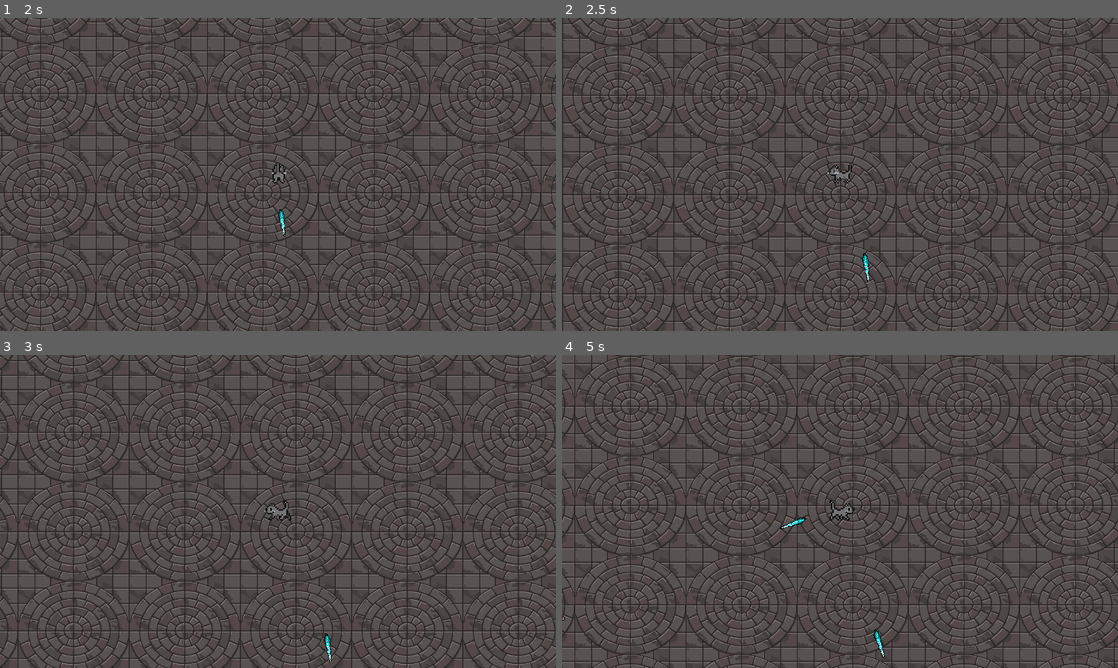
Above: before the commit, frames 1-4 (two rows, left to right).
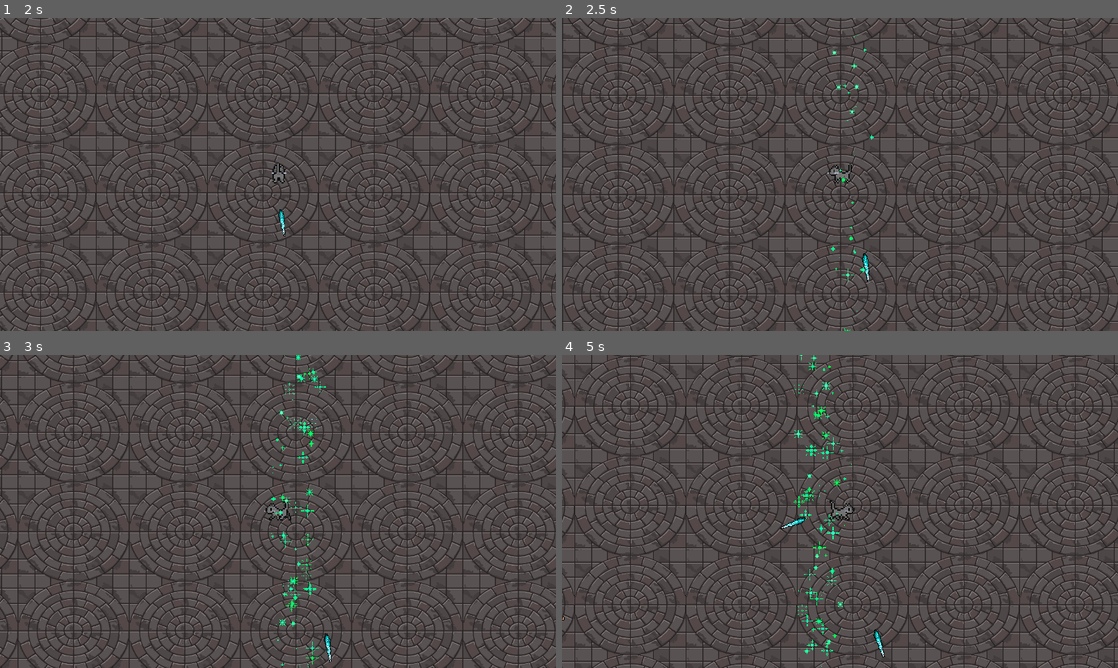
Above: after the commit, the same moments.

Repository: CaesarSusha/MySurvivorClone
Game: Godot game, scene res://World/world.tscn
Two runs of this game, one before a commit and one after it. Both use one fixed random seed, a clock stepped at 60 frames per second and the inputs below.
Inputs:
- Up to frame 1 (2 s): tap Enter at 0.5 s; hold W (up) from 0.53 s (still down)
- Up to frame 2 (2.5 s): release W (up) at 2.03 s; hold A (left) from 2.03 s (still down)
- Up to frame 3 (3 s): keep holding A (left)
- Up to frame 4 (5 s): release A (left) at 3.53 s; hold S (down) 3.53-4.28 s; hold D (right) from 4.28 s (still down)

Frame 1 is identical in both runs. In frame 2, 0.1% of the frame differs, in the area x 48-57%, y 5-100%; in frame 3, 0.4%; in frame 4, 0.5%, in the area x 41-53%, y 0-100%.

Commit message:
started writing the script for the grlitter attack. it spawns now, but doesn't do damage yet

Diff:
--- /dev/null
+++ b/Player/Attack/glitter.gd
@@ -0,0 +1,34 @@
+extends Area2D
+
+var level = 1
+var damage = 5
+var attack_size
+
+@onready var player = get_tree().get_first_node_in_group("player")
+
+
+func _on_body_entered(body):
+	pass # Replace with function body.
+
+
+func _on_body_exited(body):
+	pass # Replace with function body.
+
+
+func _ready():
+	global_position = player.global_position
+	match level:
+		1:
+			damage = 5
+			attack_size = 1.0
+	#var tween = create_tween()
+	#          (node that you want to change, property, value, time)
+	#tween.tween_property(self,"scale", Vector2(1,1)*attack_size,1).set_trans(Tween.TRANS_QUINT).set_ease(Tween.EASE_OUT)
+	#tween.play()
+
+
+func _physics_process(delta):
+	position = player.position*delta
+
+func _on_glitter_ttl_timeout():
+	queue_free()
--- a/Player/Attack/glitter.tscn
+++ b/Player/Attack/glitter.tscn
@@ -1,6 +1,7 @@
-[gd_scene load_steps=7 format=3 uid="uid://cc1u6fhphvkhc"]
+[gd_scene load_steps=8 format=3 uid="uid://cc1u6fhphvkhc"]
 
 [ext_resource type="Texture2D" uid="uid://dr88644ugvpfl" path="res://Textures/Items/Weapons/GlitterNr1Sprite.png" id="1_c05h2"]
+[ext_resource type="Script" path="res://Player/Attack/glitter.gd" id="1_ekcur"]
 [ext_resource type="Texture2D" uid="uid://jewjo8qy6my7" path="res://Textures/Items/Weapons/GlitterNr2.png" id="2_pilbi"]
 [ext_resource type="Texture2D" uid="uid://cq1ne0j0xapph" path="res://Textures/Items/Weapons/GlitterNr3.png" id="3_4gnxp"]
 
@@ -30,9 +31,10 @@
 
 [node name="glitter" type="Area2D"]
 collision_layer = 4
-collision_mask = 0
+collision_mask = 4
+script = ExtResource("1_ekcur")
 
-[node name="CollisionShape2D" type="CollisionShape2D" parent="."]
+[node name="GlitterArea" type="CollisionShape2D" parent="."]
 shape = SubResource("RectangleShape2D_b8c80")
 
 [node name="Glitter1" type="GPUParticles2D" parent="."]
@@ -52,3 +54,12 @@
 amount = 30
 process_material = SubResource("ParticleProcessMaterial_stu7l")
 texture = ExtResource("3_4gnxp")
+
+[node name="GlitterTTL" type="Timer" parent="."]
+wait_time = 2.0
+one_shot = true
+autostart = true
+
+[connection signal="body_entered" from="." to="." method="_on_body_entered"]
+[connection signal="body_exited" from="." to="." method="_on_body_exited"]
+[connection signal="timeout" from="GlitterTTL" to="." method="_on_glitter_ttl_timeout"]
--- a/Player/player.gd
+++ b/Player/player.gd
@@ -5,16 +5,27 @@
 
 # Attacks
 var iceSpear = preload("res://Player/Attack/ice_spear.tscn")
+var glitter = preload("res://Player/Attack/glitter.tscn")
 
 # AttackNodes
 @onready var iceSpearReloadTimer = get_node("%IceSpearReloadTimer")
 @onready var iceSpearTriggerTimer = get_node("%IceSpearTriggerTimer")
+
+@onready var glitterActiveTimer = get_node("%GlitterActiveTimer")
+@onready var glitterDelayTimer = get_node("%GlitterDelayTimer")
+@onready var glitterPositioningTimer = get_node("%GlitterPositioningTimer")
+
 
 # IceSpear
 var icespear_ammo = 0
 var icespear_base_ammo = 1
 var icespear_attackspeed = 1.5
 var icespear_level = 1
+
+#Glitter
+var glitter_level = 1
+var glitter_attackspeed = 2
+
 
 # Enemy Related
 # track all the enemies that are close to us
@@ -31,6 +42,11 @@
 		iceSpearReloadTimer.wait_time = icespear_attackspeed
 		if iceSpearReloadTimer.is_stopped():
 			iceSpearReloadTimer.start()
+
+	if glitter_level > 0:
+		glitterDelayTimer.wait_time = glitter_attackspeed
+		if glitterDelayTimer.is_stopped():
+			glitterDelayTimer.start()
 
 
 
@@ -77,7 +93,6 @@
 func _on_hurt_box_hurt(damage):
 	hp -= damage
 	print(hp)
-	print (get_viewport_rect())
 
 # loading your ammunition
 func _on_ice_spear_reload_timer_timeout():
@@ -120,3 +135,23 @@
 func _on_enemy_detection_area_body_exited(body):
 	if enemy_close.has(body):
 		enemy_close.erase(body)
+
+
+
+func _on_glitter_delay_timer_timeout():
+	var glitter_attack = glitter.instantiate()
+	glitter_attack.position = position
+	glitter_attack.level = glitter_level
+	# spawn the glitter
+	add_child(glitter_attack)
+	glitterActiveTimer.start()
+	#glitter_attack.GlitterTTL.start()
+
+func _on_glitter_active_timer_timeout():
+	glitterDelayTimer.start()
+
+##
+#func _on_glitter_positioning_timeout():
+#	if not glitterActiveTimer.is_stopped():
+#		glitter.position = position
+#		glitterPositioningTimer.start()
--- a/Player/player.tscn
+++ b/Player/player.tscn
@@ -135,6 +135,20 @@
 unique_name_in_owner = true
 wait_time = 0.075
 
+[node name="GlitterActiveTimer" type="Timer" parent="Attack"]
+unique_name_in_owner = true
+wait_time = 3.0
+
+[node name="GlitterDelayTimer" type="Timer" parent="Attack"]
+unique_name_in_owner = true
+wait_time = 10.0
+
+[node name="GlitterPositioning" type="Timer" parent="Attack"]
+unique_name_in_owner = true
+wait_time = 0.1
+one_shot = true
+autostart = true
+
 [node name="EnemyDetectionArea" type="Area2D" parent="."]
 collision_layer = 4
 collision_mask = 4
@@ -146,6 +160,9 @@
 [connection signal="hurt" from="HurtBox" to="." method="_on_hurt_box_hurt"]
 [connection signal="timeout" from="Attack/IceSpearReloadTimer" to="." method="_on_ice_spear_reload_timer_timeout"]
 [connection signal="timeout" from="Attack/IceSpearReloadTimer/IceSpearTriggerTimer" to="." method="_on_ice_spear_trigger_timer_timeout"]
+[connection signal="timeout" from="Attack/GlitterActiveTimer" to="." method="_on_glitter_active_timer_timeout"]
+[connection signal="timeout" from="Attack/GlitterDelayTimer" to="." method="_on_glitter_delay_timer_timeout"]
+[connection signal="timeout" from="Attack/GlitterPositioning" to="." method="_on_glitter_positioning_timeout"]
 [connection signal="body_entered" from="EnemyDetectionArea" to="." method="_on_enemy_detection_area_body_entered"]
 [connection signal="body_exited" from="EnemyDetectionArea" to="." method="_on_enemy_detection_area_body_exited"]
 
